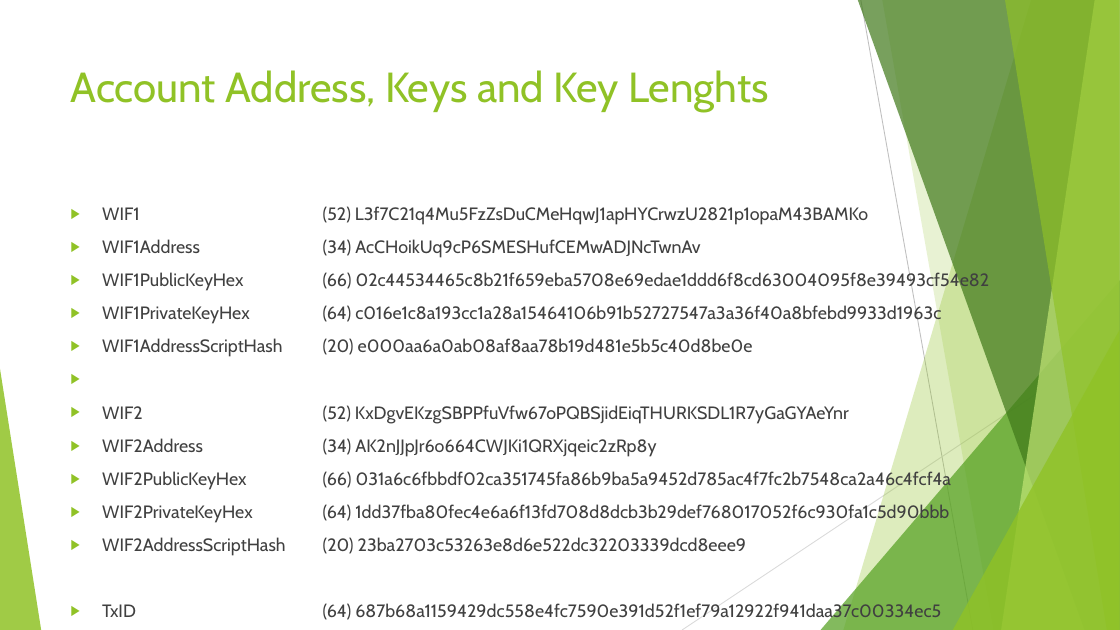
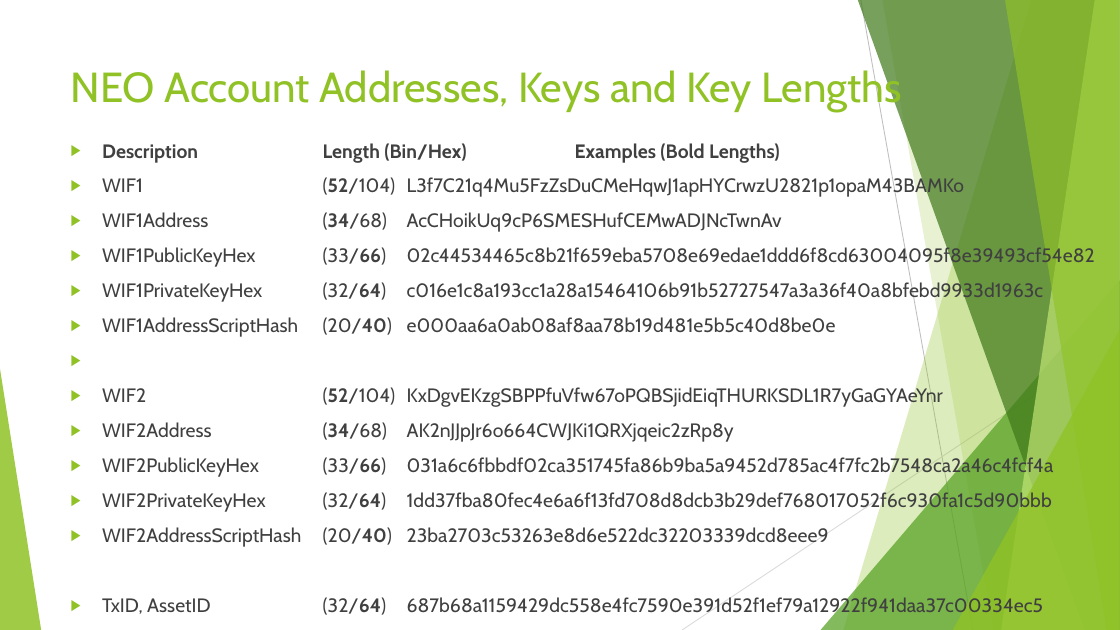
Before and after one commit to mwherman2000/neo-windocs, a slide deck: slide 11 of windocs/windocs-presentations/Debugging NEO Accounts and Addresses-20180216 v0.1.pptx. Drawn at 1120x630 pixels with LibreOffice and Linux fonts; fonts in the diff are those of the drawing. Boxes give left, top, right and bottom in pixels: in the first picture for what was removed or moved away, otherwise in the second. Text is boxed around its words. In the diff, an @@ line names an element or a change of style, - is before the commit and + after.

```diff
--- a/windocs/windocs-presentations/Debugging NEO Accounts and Addresses-20180216 v0.1.pptx
+++ b/windocs/windocs-presentations/Debugging NEO Accounts and Addresses-20180216 v0.1.pptx
@@ title at <box>71,67,902,112</box>: text changed @@
-Account Address, Keys and Key Lenghts
+NEO Account Addresses, Keys and Key Lengths
@@ text at <box>102,143,964,615</box>: text changed; size 15.3 to 16.6 pt @@
-▶ WIF1 (52) L3f7C21q4Mu5FzZsDuCMeHqwJ1apHYCrwzU2821p1opaM43BAMKo
-▶ WIF1Address (34) AcCHoikUq9cP6SMESHufCEMwADJNcTwnAv
-▶ WIF1PublicKeyHex (66) 02c44534465c8b21f659eba5708e69edae1ddd6f8cd63004095f8e39493cf54e82
-▶ WIF1PrivateKeyHex (64) c016e1c8a193cc1a28a15464106b91b52727547a3a36f40a8bfebd9933d1963c
-▶ WIF1AddressScriptHash (20) e000aa6a0ab08af8aa78b19d481e5b5c40d8be0e
-▶ WIF2 (52) KxDgvEKzgSBPPfuVfw67oPQBSjidEiqTHURKSDL1R7yGaGYAeYnr
-▶ WIF2Address (34) AK2nJJpJr6o664CWJKi1QRXjqeic2zRp8y
-▶ WIF2PublicKeyHex (66) 031a6c6fbbdf02ca351745fa86b9ba5a9452d785ac4f7fc2b7548ca2a46c4fcf4a
-▶ WIF2PrivateKeyHex (64) 1dd37fba80fec4e6a6f13fd708d8dcb3b29def768017052f6c930fa1c5d90bbb
-▶ WIF2AddressScriptHash (20) 23ba2703c53263e8d6e522dc32203339dcd8eee9
-▶ TxID (64) 687b68a1159429dc558e4fc7590e391d52f1ef79a12922f941daa37c00334ec5
+▶ Description Length (Bin/Hex) Examples (Bold Lengths)
+▶ WIF1 (52/104) L3f7C21q4Mu5FzZsDuCMeHqwJ1apHYCrwzU2821p1opaM43BAMKo
+▶ WIF1Address (34/68) AcCHoikUq9cP6SMESHufCEMwADJNcTwnAv
+▶ WIF1PublicKeyHex (33/66) 02c44534465c8b21f659eba5708e69edae1ddd6f8cd63004095f8e39493cf54e82
+▶ WIF1PrivateKeyHex (32/64) c016e1c8a193cc1a28a15464106b91b52727547a3a36f40a8bfebd9933d1963c
+▶ WIF1AddressScriptHash (20/40) e000aa6a0ab08af8aa78b19d481e5b5c40d8be0e
+▶ WIF2 (52/104) KxDgvEKzgSBPPfuVfw67oPQBSjidEiqTHURKSDL1R7yGaGYAeYnr
+▶ WIF2Address (34/68) AK2nJJpJr6o664CWJKi1QRXjqeic2zRp8y
+▶ WIF2PublicKeyHex (33/66) 031a6c6fbbdf02ca351745fa86b9ba5a9452d785ac4f7fc2b7548ca2a46c4fcf4a
+▶ WIF2PrivateKeyHex (32/64) 1dd37fba80fec4e6a6f13fd708d8dcb3b29def768017052f6c930fa1c5d90bbb
+▶ WIF2AddressScriptHash (20/40) 23ba2703c53263e8d6e522dc32203339dcd8eee9
+▶ TxID, AssetID (32/64) 687b68a1159429dc558e4fc7590e391d52f1ef79a12922f941daa37c00334ec5
```
Also in this commit, not shown: 1 other file.
